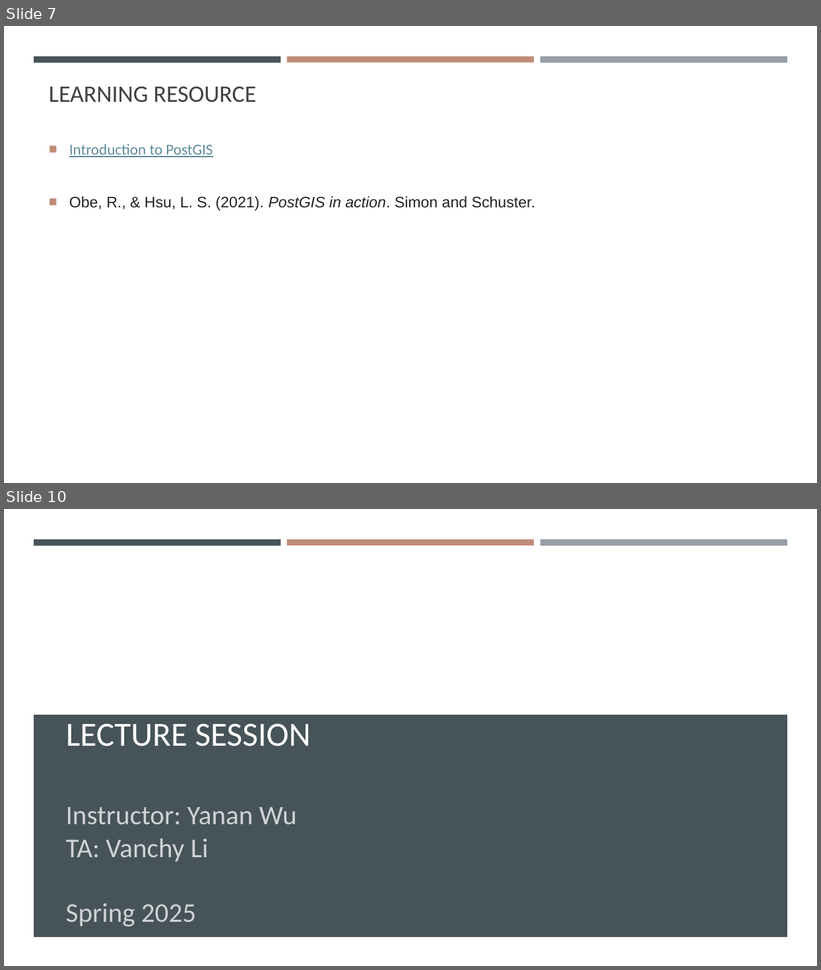
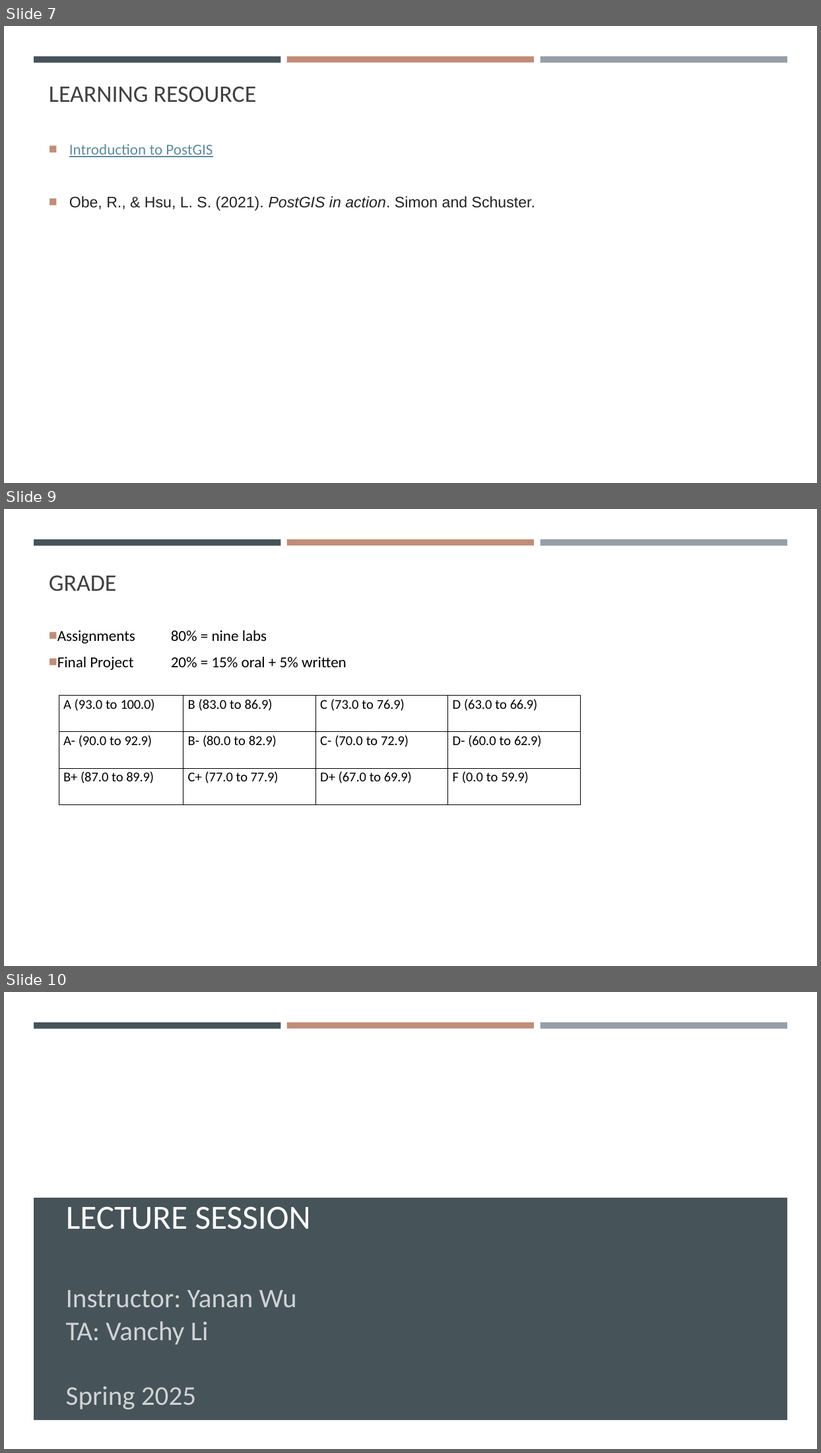
Before and after one commit to gisynw/ssj-376, a slide deck: docs/Lectures/Week01/Week01_Intro_Course.pptx. Shown one above the other, each under a label of ours: slides 7 and 10 before the commit, slides 7, 9 and 10 after it; the slides between them are not shown. The pictures are 821x970 and 821x1453 pixels, drawn with LibreOffice and Linux fonts; fonts in the diff are those of the drawing; background and template pictures are left out. Boxes give left, top, right and bottom in pixels: in the first picture for what was removed or moved away, otherwise in the second. Text is boxed around its words. In the diff, an @@ line names an element or a change of style, - is before the commit and + after.

```diff
--- a/docs/Lectures/Week01/Week01_Intro_Course.pptx
+++ b/docs/Lectures/Week01/Week01_Intro_Course.pptx
@@ slide 9 added at (x1=4, y1=509, x2=817, y2=966), background #FFFFFF; not listed: 3 template elements that a slide beside it also shows @@
@@ title added at (x1=49, y1=575, x2=117, y2=591), 28 pt, text #404040 @@
+GRADE
@@ text added at (x1=57, y1=630, x2=347, y2=670), 18 pt, text #000000 @@
+■ Assignments 80% = nine labs
+■ Final Project 20% = 15% oral + 5% written
@@ table added at (x1=59, y1=696, x2=580, y2=805), 3 rows, 4 columns @@
+A (93.0 to 100.0) | B (83.0 to 86.9) | C (73.0 to 76.9) | D (63.0 to 66.9)
+A- (90.0 to 92.9) | B- (80.0 to 82.9) | C- (70.0 to 72.9) | D- (60.0 to 62.9)
+B+ (87.0 to 89.9) | C+ (77.0 to 77.9) | D+ (67.0 to 69.9) | F (0.0 to 59.9)
```
Also in this commit, not shown: 9 slides changed, 6 other slides added, 7 slides removed, 5 other files.
